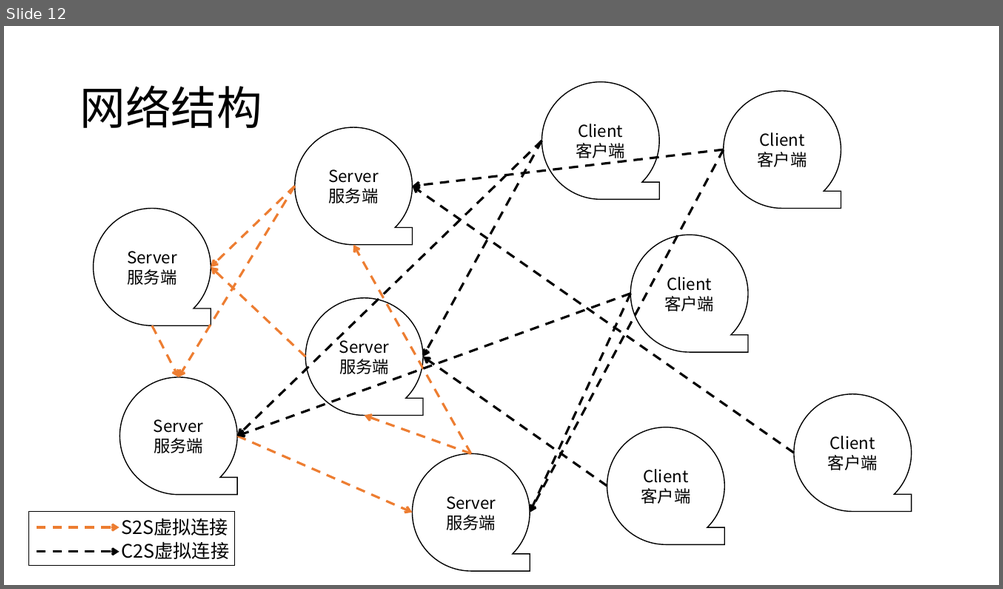
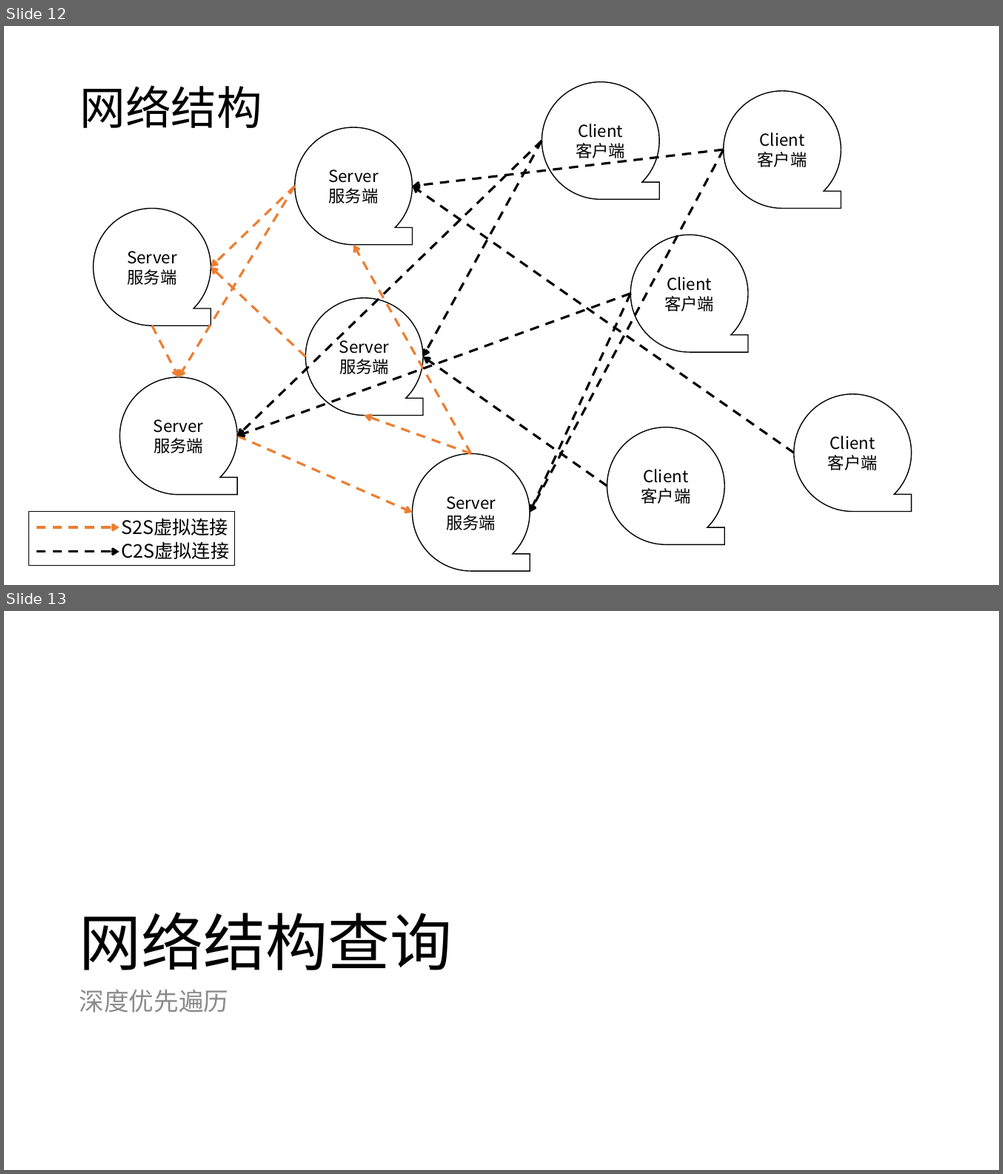
Before and after one commit to yindaheng98/gogisnet, a slide deck: 设计图.pptx. Shown one above the other, each under a label of ours: slide 12 before the commit, slides 12 and 13 after it. The pictures are 1003x589 and 1003x1174 pixels, drawn with LibreOffice and Linux fonts; fonts in the diff are those of the drawing. Boxes give left, top, right and bottom in pixels: in the first picture for what was removed or moved away, otherwise in the second. Text is boxed around its words. In the diff, an @@ line names an element or a change of style, - is before the commit and + after.

```diff
--- a/设计图.pptx
+++ b/设计图.pptx
@@ slide 13 added at (x1=4, y1=611, x2=999, y2=1170), background #FFFFFF @@
@@ title added at (x1=79, y1=912, x2=452, y2=971), 60 pt, text #000000 @@
+网络结构查询
@@ text added at (x1=79, y1=990, x2=229, y2=1013), 24 pt, text #8C8C8C @@
+深度优先遍历
```
Also in this commit, not shown: 3 other slides added.
